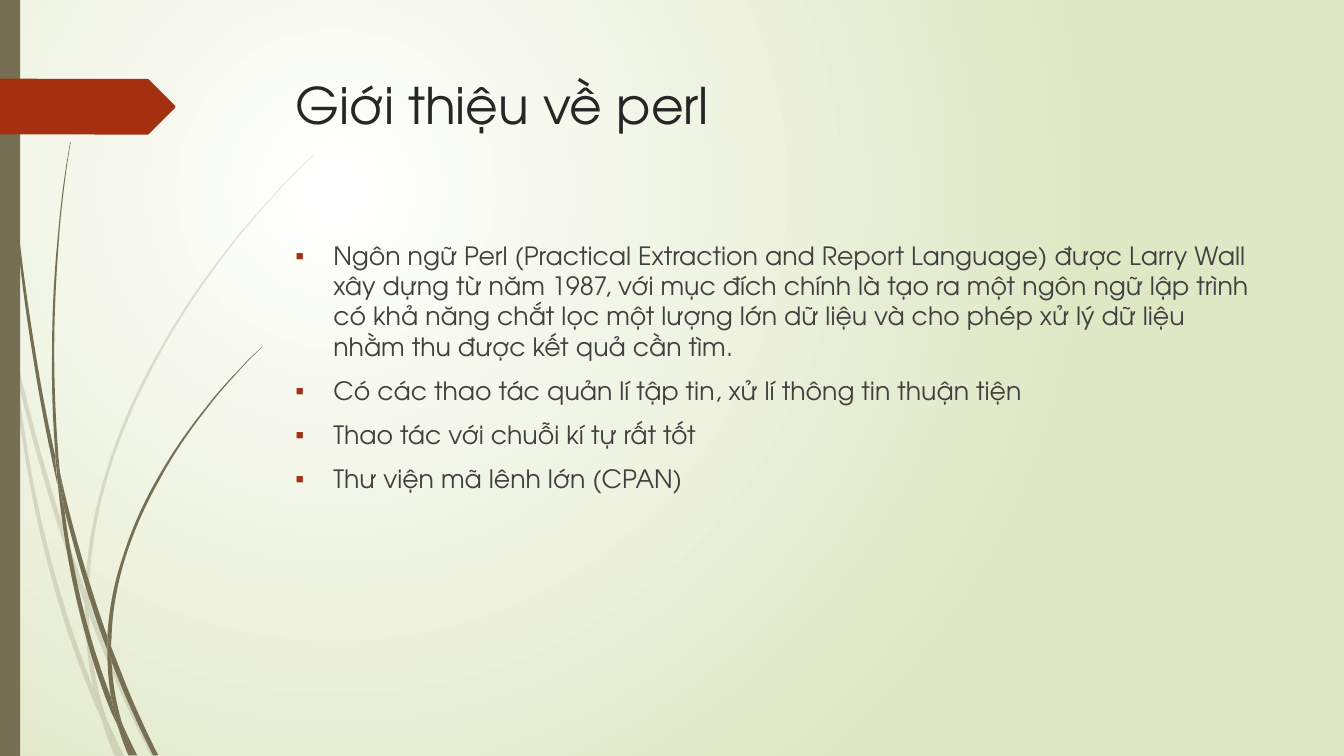
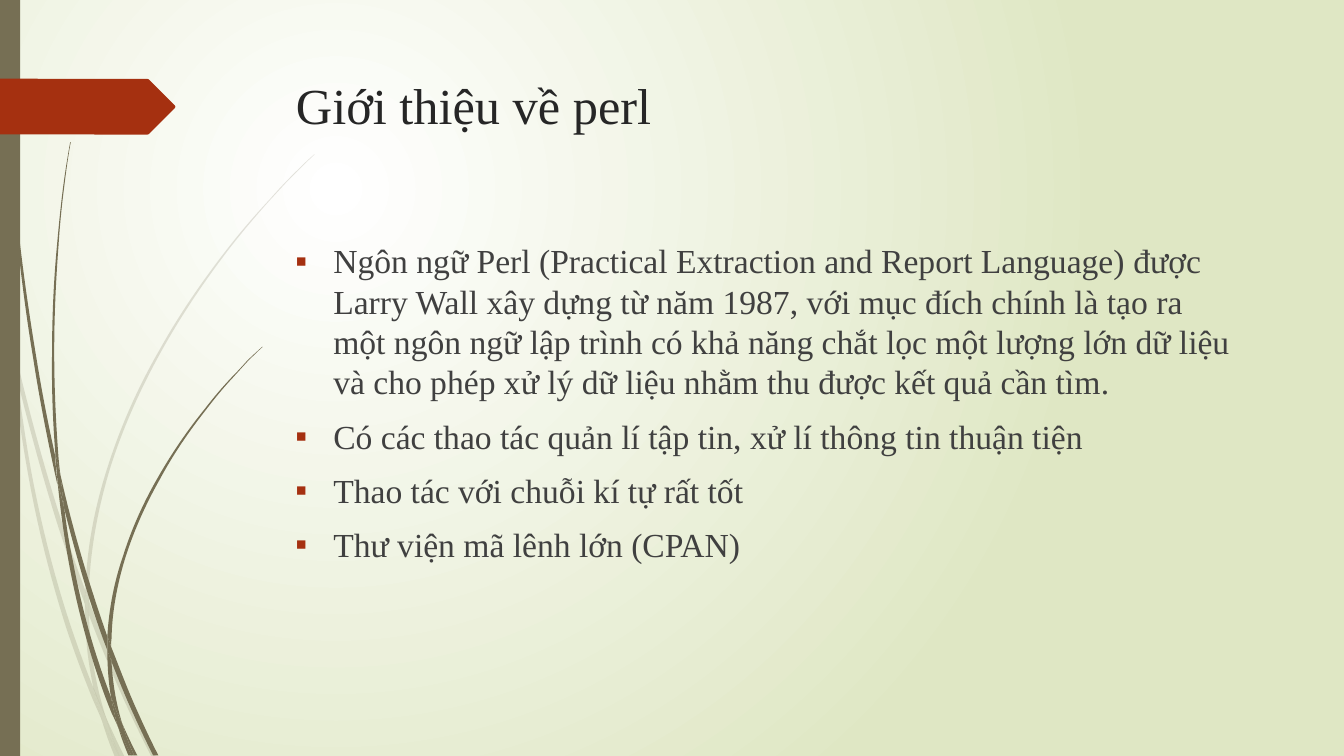
Before and after one commit to LeQuocHuy1234/perlexample, a slide deck: slide 3 of perl.pptx. Drawn at 1344x756 pixels with LibreOffice and Linux fonts; fonts in the diff are those of the drawing. Boxes give left, top, right and bottom in pixels: in the first picture for what was removed or moved away, otherwise in the second. Text is boxed around its words. In the diff, an @@ line names an element or a change of style, - is before the commit and + after.

```diff
--- a/perl.pptx
+++ b/perl.pptx
@@ title "Giới thiệu về perl" at bbox=[296, 87, 651, 134]: font TeX Gyre Adventor to Times New Roman @@
@@ text "Ngôn ngữ Perl (Practical Extraction ..." at bbox=[333, 249, 1229, 564]: size 18 to 24 pt, font TeX Gyre Adventor to Times New Roman @@
```
Also in this commit, not shown: 5 other slides changed, 8 slides added, 2 slides removed, 8 other files.
